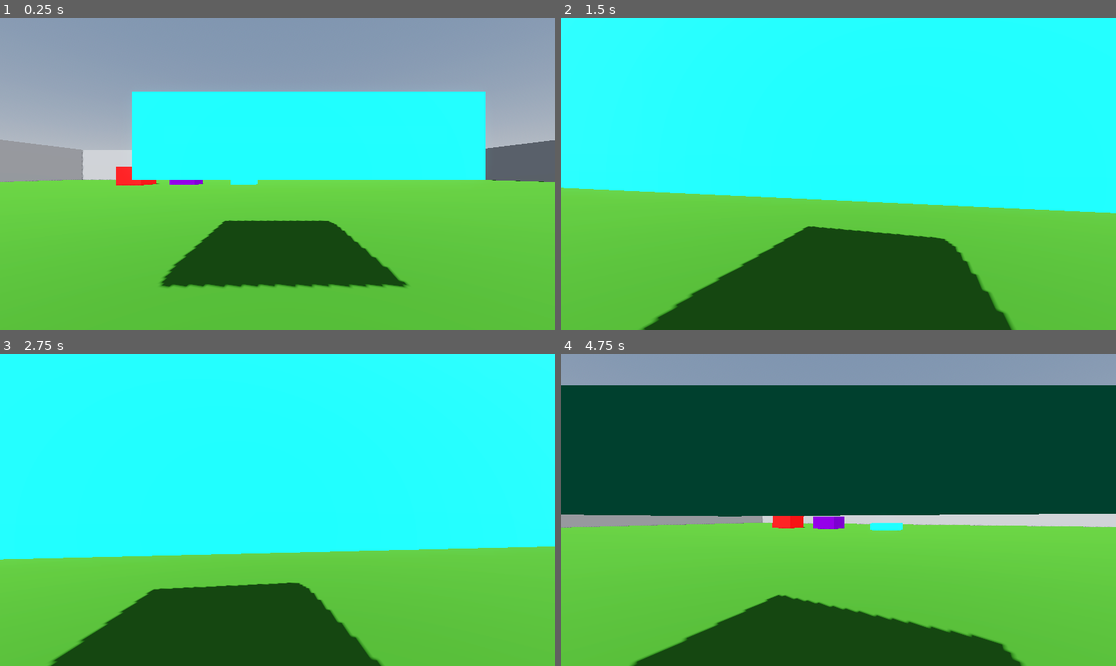
Above: before the commit, frames 1-4 (two rows, left to right).
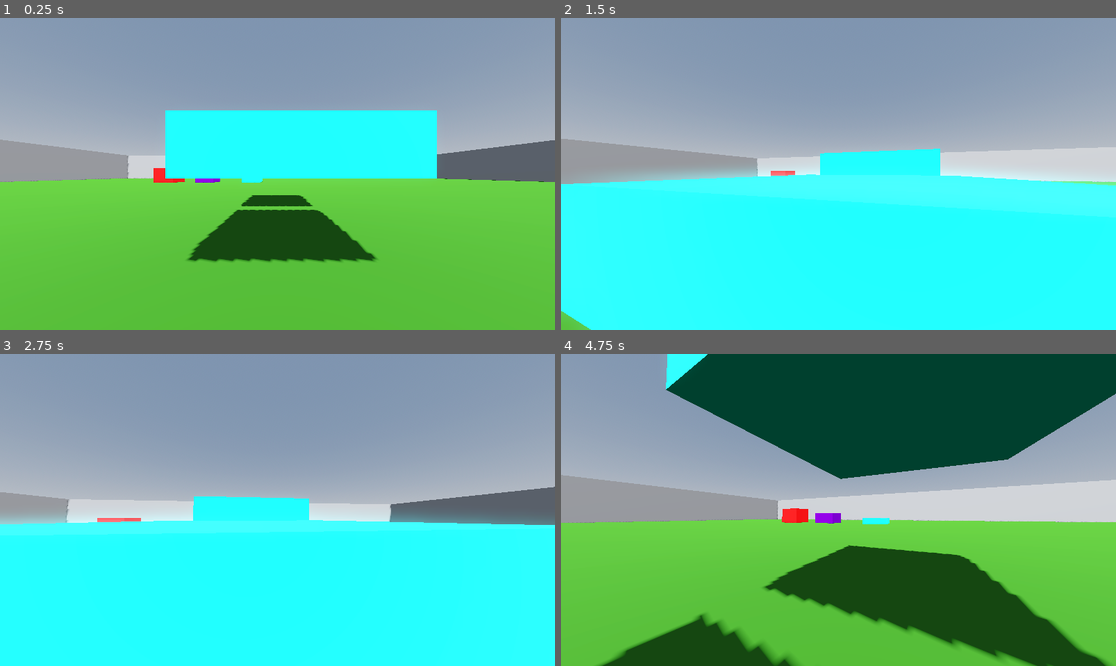
Above: after the commit, the same moments.

Repository: lestercantor/godot-3d-practice
Game: Godot game, scene res://World/world.tscn
The game is run twice, just before and just after one commit, with the same random seed, the same clock (stepped at 60 frames per second) and the same inputs.
Inputs (mouse positions are in pixels of both pictures, inside the frame that each line leads up to):
- Up to frame 1 (0.25 s): no input
- Up to frame 2 (1.5 s): tap Enter (ui_accept) at 0.5 s; move the mouse to (866, 174) at 0.52 s; hold Ctrl (crouch) 0.53-1.28 s; hold W (up) from 0.53 s (still down); tap Space (jump, bound only after the commit) at 0.77, 1.07 s; tap Shift (sprint) at 0.8, 1.35 s; move the mouse to (810, 174) at 1.27 s
- Up to frame 3 (2.75 s): keep holding W (up); tap Space (jump, bound only after the commit) at 1.52, 1.82, 2.3 s; tap Enter (ui_accept) at 1.55, 2.1 s; move the mouse to (288, 503) at 2.02 s
- Up to frame 4 (4.75 s): keep holding W (up); move the mouse to (832, 516) at 2.77 s; tap Space (jump, bound only after the commit) at 2.85, 3.02, 3.32, 3.77, 4.07, 4.52 s; tap Ctrl (crouch) at 3.05 s; move the mouse to (877, 513) at 3.52 s; hold Ctrl (crouch) 3.53-4.28 s; tap Shift (sprint) at 3.8, 4.35 s; move the mouse to (794, 506) at 4.27 s; tap Enter (ui_accept) at 4.55 s

The runs differ from the first frame. In frame 1, 13% of the frame differs, in the area x 5-93%, y 23-87%; in frame 2, 98%, in the area x 0-100%, y 0-100%; in frame 3, 92%; in frame 4, 54%.

Commit message:
see desc:
- added shapecast to check if there is collision above the player while they are crouching so that they don't crouch through the object.
- refactored crouch code and it toggle instead of hold (will make it a variable)
-testing out with camera fov changes when the player sprints

Diff:
--- a/Movement Component/CustomMovementComponent.gd
+++ b/Movement Component/CustomMovementComponent.gd
@@ -18,6 +18,7 @@
 @export_range(5, 10, 0.1) var CROUCH_SPEED: float = 8.5
 var is_crouching: bool = false
 var can_crouch: bool = true
+@export var uncrouch_space: ShapeCast3D
 
 # Check if actor is falling
 var is_falling: bool = false
@@ -43,14 +44,17 @@
 		match move_state:
 			MovementState.WALKING:
 				current_speed = walking_speed
+
 			MovementState.SPRINTING:
 				current_speed = sprint_speed
+
 			MovementState.CROUCHING:
 				current_speed = crouching_speed
 
 	# Handle jump. Check if the actor is crouching and prevent them from jumping
-	if Input.is_action_just_pressed("ui_accept") and actor.is_on_floor() and !is_crouching:
-		actor.velocity.y = JUMP_VELOCITY
+	if Input.is_action_just_pressed("jump"):
+		handle_jump()
+
 
 	# Get the input direction and handle the movement/deceleration.
 	# As good practice, you should replace UI actions with custom gameplay actions.
@@ -63,15 +67,19 @@
 		actor.velocity.x = move_toward(actor.velocity.x, 0, current_speed)
 		actor.velocity.z = move_toward(actor.velocity.z, 0, current_speed)
 
+	# FOV changes
+	var target_fov = actor.base_fov + (sprint_speed * 1.5) if is_sprinting else actor.base_fov
+	actor.player_camera.fov = lerp(actor.player_camera.fov, target_fov, delta * 5)
 	actor.move_and_slide()
-	print(current_speed)
 
 func _input(event: InputEvent) -> void:
 	# Input events to handle crouching
-	if event.is_action_pressed("crouch") and !is_crouching:
-		handle_crouch(true)
-	if event.is_action_released("crouch") and is_crouching:
-		handle_crouch(false)
+	#if event.is_action_pressed("crouch") and !is_crouching:
+		#handle_crouch(true)
+	#if event.is_action_released("crouch") and is_crouching:
+		#handle_crouch(false)
+	if event.is_action_pressed("crouch"):
+		toggle_crouch()
 
 	# Input events to handle sprinting
 	if event.is_action_pressed("sprint") and !is_crouching and actor.is_on_floor():
@@ -82,19 +90,9 @@
 func handle_crouch(state: bool) -> void:
 	match state:
 		true:
-			# Play crouch animation and change movement state to crouching
-			actor.animation_player.play("crouch", -1, CROUCH_SPEED)
-			move_state = MovementState.CROUCHING
+			start_crouch()
 		false:
-			# Stop crouching and play animation and switch back to walking
-			actor.animation_player.play("crouch", -1, -CROUCH_SPEED, true)
-			if is_sprinting:
-				move_state = MovementState.SPRINTING
-			else:
-				move_state = MovementState.WALKING
-
-	# Swap the is_crouching boolean
-	is_crouching = !is_crouching
+			end_crouch()
 
 func handle_sprint(state: bool) -> void:
 	match state:
@@ -110,3 +108,56 @@
 				return
 			# If not crouching then move to walking state
 			move_state = MovementState.WALKING
+
+func toggle_crouch() -> void:
+	if !is_crouching:
+		start_crouch()
+
+	else:
+		end_crouch()
+
+func start_crouch() -> void:
+	# Play crouch animation and change movement state to crouching
+	actor.animation_player.play("crouch", -1, CROUCH_SPEED)
+	move_state = MovementState.CROUCHING
+
+	# Enable the uncrouch space only when the player is crouching
+	uncrouch_space.set_enabled(true)
+
+	print("crouching")
+	# Swap the is_crouching boolean
+	is_crouching = !is_crouching
+
+func end_crouch() -> void:
+	# Check if there is collision above the player so return out of the function
+	# to prevent the player from standing up
+	if uncrouch_space.is_colliding():
+		print("wants to uncrouch")
+		return
+
+	# Stop crouching and play animation and switch back to walking
+	actor.animation_player.play("crouch", -1, -CROUCH_SPEED, true)
+	# Stop the uncrouch space from checking for collision
+	uncrouch_space.set_enabled(false)
+	if is_sprinting:
+		move_state = MovementState.SPRINTING
+	else:
+		move_state = MovementState.WALKING
+	print("not crouching")
+
+	# Swap the is_crouching boolean
+	is_crouching = !is_crouching
+
+func handle_jump() -> void:
+	if actor.is_on_floor():
+		# If the player is on the floor and not crouching then jump
+		if !is_crouching:
+			actor.velocity.y = JUMP_VELOCITY
+		# End crouching if jump key is pressed and player is crouching
+		else:
+			end_crouch()
+	else:
+		# Allows the player to uncrouch mid air by pressing the jump key again
+		# If they are crouching in the air
+		if is_crouching:
+			end_crouch()
--- a/Player/player.gd
+++ b/Player/player.gd
@@ -4,11 +4,15 @@
 @export var sensitivity: float = 0.3
 
 @onready var head: Node3D = $head
+@onready var player_camera: Camera3D = $head/Camera3D
 @onready var collision_shape: CapsuleShape3D = $PlayerCapsule.get_shape()
 @onready var animation_player: AnimationPlayer = $AnimationPlayer
 
+# Changing FOV variables
+var base_fov: float = 90
 
 func _ready() -> void:
+	player_camera.set_fov(base_fov)
 	Input.set_mouse_mode(Input.MOUSE_MODE_CAPTURED)
 
 func _unhandled_input(event: InputEvent) -> void:
--- a/Player/player.tscn
+++ b/Player/player.tscn
@@ -6,6 +6,9 @@
 [sub_resource type="CapsuleMesh" id="CapsuleMesh_qw15f"]
 
 [sub_resource type="CapsuleShape3D" id="CapsuleShape3D_natrj"]
+
+[sub_resource type="CapsuleShape3D" id="CapsuleShape3D_e45vv"]
+height = 1.0
 
 [sub_resource type="Animation" id="Animation_7wwhi"]
 length = 0.001
@@ -62,7 +65,7 @@
 }
 tracks/1/type = "value"
 tracks/1/imported = false
-tracks/1/enabled = true
+tracks/1/enabled = false
 tracks/1/path = NodePath("PlayerCapsule:position")
 tracks/1/interp = 1
 tracks/1/loop_wrap = true
@@ -82,7 +85,7 @@
 "times": PackedFloat32Array(0, 1),
 "transitions": PackedFloat32Array(1, 1),
 "update": 0,
-"values": [Vector3(0, 0.8, 0), Vector3(0, 0.3, 0)]
+"values": [Vector3(0, 0.8, 0), Vector3(0, 0.55, 0)]
 }
 
 [sub_resource type="AnimationLibrary" id="AnimationLibrary_h22yx"]
@@ -105,10 +108,17 @@
 transform = Transform3D(1, 0, 0, 0, 1, 0, 0, 0, 1, 0, 0.8, 0)
 
 [node name="Camera3D" type="Camera3D" parent="head"]
+fov = 90.0
 
-[node name="CustomMovementComponent" type="Node" parent="." node_paths=PackedStringArray("actor")]
+[node name="CustomMovementComponent" type="Node" parent="." node_paths=PackedStringArray("actor", "uncrouch_space")]
 script = ExtResource("2_y4nyf")
 actor = NodePath("..")
+uncrouch_space = NodePath("../CrouchShapeCast")
+
+[node name="CrouchShapeCast" type="ShapeCast3D" parent="."]
+enabled = false
+shape = SubResource("CapsuleShape3D_e45vv")
+target_position = Vector3(0, 0.5, 0)
 
 [node name="AnimationPlayer" type="AnimationPlayer" parent="."]
 libraries = {
--- a/World/world.tscn
+++ b/World/world.tscn
@@ -67,6 +67,13 @@
 use_collision = true
 size = Vector3(4, 1, 4)
 
+[node name="Box 5" type="CSGBox3D" parent="Boxes"]
+transform = Transform3D(1, 0, 0, 0, 1, 0, 0, 0, 1, 0, 3.03314, -8)
+material_override = SubResource("StandardMaterial3D_4lnu2")
+material_overlay = SubResource("StandardMaterial3D_txj36")
+use_collision = true
+size = Vector3(4, 1, 4)
+
 [node name="Wall 1" type="CSGBox3D" parent="Boxes"]
 transform = Transform3D(1, 0, 0, 0, 1, 0, 0, 0, 1, -63, 4, 0)
 use_collision = true
--- a/project.godot
+++ b/project.godot
@@ -52,3 +52,13 @@
 "events": [Object(InputEventKey,"resource_local_to_scene":false,"resource_name":"","device":-1,"window_id":0,"alt_press …(195 unchanged characters)…
 ]
 }
+jump={
+"deadzone": 0.5,
+"events": [Object(InputEventKey,"resource_local_to_scene":false,"resource_name":"","device":-1,"window_id":0,"alt_pressed":false,"shift_pressed":false,"ctrl_pressed":false,"meta_pressed":false,"pressed":false,"keycode":0,"physical_keycode":32,"key_label":0,"unicode":32,"location":0,"echo":false,"script":null)
+]
+}
+
+[layer_names]
+
+3d_physics/layer_1="World"
+3d_physics/layer_2="Player"
Not shown: 1 places in Player/player.tscn that only renumber resources
